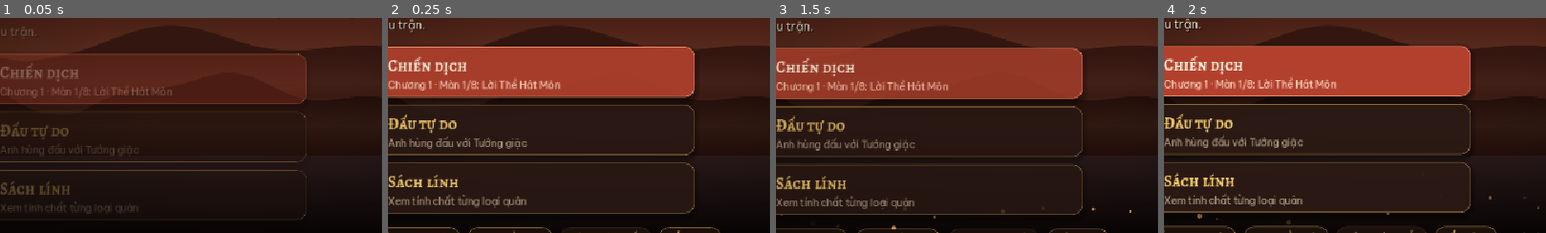
Above: before the commit, frames 1-4 (left to right).
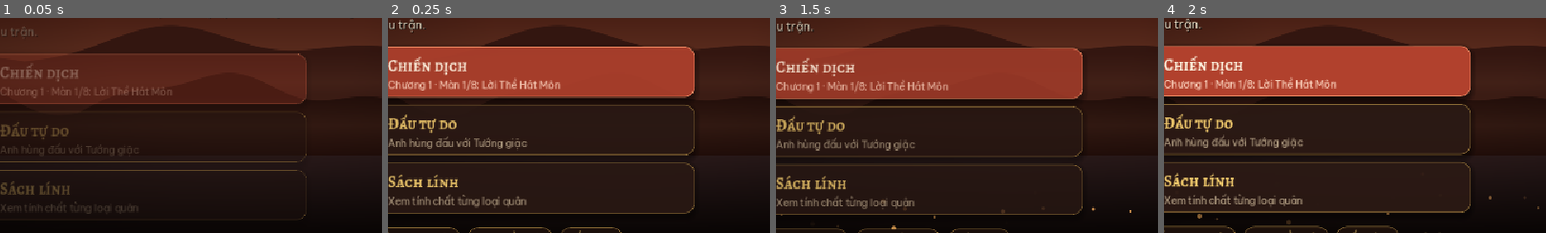
Above: after the commit, the same moments.

Repository: NguyenVanDo51/hon-song-nui
Game: Godot game, scene res://main.tscn
Two runs of this game, one before a commit and one after it. Both use one fixed random seed, a clock stepped at 60 frames per second and the inputs below.
Inputs (mouse positions are % of the whole screen's width and height, from its top left):
- Up to frame 1 (0.05 s): no input
- Up to frame 2 (0.25 s): no input
- Up to frame 3 (1.5 s): click (38, 62) at 0.52 s; click "‹ Trở lại" at 1.25 s
- Up to frame 4 (2 s): no input
The pictures show only the part of the screen within x 19-69%, y 50-100%; the shares and areas given below are measured in that part.

Frame 1 is identical in both runs. In frame 2, 0.2% of the frame differs, in the area x 45-87%, y 97-100%; in frame 3, 0.2%; in frame 4, 0.4%, in the area x 45-98%, y 96-100%.

Commit message:
attacks play on the map only (cut-away duel parked: SCENE_ENABLED=false, setting hidden); figure animation from poses: walk = hop + sway + stretch + face the way it walks, melee = wind-up then leaping lunge leaning into the blow, ranged = draw back then spring, hit = shoved back + lean + squash, death = topple backwards + fade, idle breathing, selected bounce; ground shadow stays put and shrinks in the air; close-up uses a ZOOM x terrain bake + live figures (crisp)
Co-Authored-By: Claude Opus 5.5 <noreply@anthropic.com>

Diff:
--- a/scripts/ui/board.gd
+++ b/scripts/ui/board.gd
@@ -49,6 +49,7 @@
 var _info_hit_id := -1
 var _stage: Control
 var _terrain: Baked # offscreen render of the static terrain
+var _terrain_hi: Baked # the same at ZOOM x, shown during an attack close-up (the 1x one would blur)
 var _terrain_view: Layer # draws that texture
 var _terrain_dirty := true
 var _scale := 0.0 # screen px per canvas unit the terrain / tokens were baked at
@@ -80,9 +81,11 @@
 	add_child(_stage)
 	_terrain = Baked.new(_draw_terrain)
 	add_child(_terrain)
+	_terrain_hi = Baked.new(_draw_terrain)
+	add_child(_terrain_hi)
 	_terrain_view = _layer(func(ci: CanvasItem) -> void:
 		if not s.is_empty():
-			ci.draw_texture_rect(_terrain.get_texture(), Rect2(Vector2.ZERO, ci.size), false))
+			ci.draw_texture_rect((_terrain_hi if _zoom > 0.0 else _terrain).get_texture(), Rect2(Vector2.ZERO, ci.size), false))
 	_terrain_view.texture_filter = CanvasItem.TEXTURE_FILTER_NEAREST # baked 1:1 with screen pixels
 	_atlas = Token.Atlas.new(self)
 	_layers.append(_layer(_draw_dyn))
@@ -155,6 +158,10 @@
 	_stage.scale = Vector2(sc, sc)
 	_stage.position = p + shake
 	clip_contents = _zoom > 0.0
+	var zoomed := _zoom > 0.0
+	if zoomed != (_terrain_view.texture_filter == CanvasItem.TEXTURE_FILTER_LINEAR):
+		_terrain_view.texture_filter = CanvasItem.TEXTURE_FILTER_LINEAR if zoomed else CanvasItem.TEXTURE_FILTER_NEAREST
+		_terrain_view.queue_redraw()
 
 ## a tile's rectangle in the parent's coordinates (popup placement; Board3D returns its projected footprint)
 func tile_rect(x: int, y: int) -> Rect2:
@@ -174,6 +181,7 @@
 		_terrain_dirty = false
 		_scale = sc
 		_terrain.bake(Vector2(T * s.w, T * s.h), sc)
+		_terrain_hi.bake(Vector2(T * s.w, T * s.h), sc * ZOOM)
 		_terrain_view.queue_redraw()
 	_atlas.ensure(T, sc, s.heroKey)
 	_apply_zoom(fx.shake_offset(t) * T)
@@ -619,8 +627,8 @@
 		if not sp.get("hidden", false):
 			list.append({ "u": sp.u, "x": float(sp.u.x), "y": float(sp.u.y), "alpha": sp.get("alpha", -1.0), "scale": 1.0 })
 	for g: Dictionary in fx.ghosts:
-		var kk: float = (time - g.t0) / g.dur
-		list.append({ "u": g.u, "x": float(g.u.x), "y": g.u.y - kk * 0.3, "alpha": 1.0 - kk, "scale": 1.0 - kk * 0.3 })
+		var kk: float = clampf((time - g.t0) / g.dur, 0.0, 1.0)
+		list.append({ "u": g.u, "x": float(g.u.x), "y": float(g.u.y), "alpha": 1.0 - kk * kk, "scale": 1.0, "die": kk })
 	list.sort_custom(func(a: Dictionary, b: Dictionary) -> bool: return a.y < b.y)
 	var sel_id: int = v.sel.id if v.sel != null else -1
 	var st := ci.get_screen_transform()
@@ -638,18 +646,20 @@
 		var c := Vector2((x + 0.5) * T, (y + 0.5) * T)
 		var fl: float = fx.flash_until.get(u.id, 0.0)
 		var flash := (fl - time) / 180.0 if fl > time else 0.0
-		var bob := sin(time / 420.0 + u.id * 1.7) * T * 0.025
 		var is_sel: bool = u.id == sel_id
 		if is_sel:
-			Draw.ellipse_line(ci, c + Vector2(0, T * 0.36), T * 0.42, T * 0.15, Color(1, 0.878, 0.541, 0.6 + sin(time / 160.0) * 0.4), maxf(2.0, T * 0.06))
+			Draw.ellipse_line(ci, c + Vector2(0, T * 0.32), T * 0.36, T * 0.12, Color(1, 0.878, 0.541, 0.6 + sin(time / 160.0) * 0.4), maxf(2.0, T * 0.05))
 		var alpha: float = it.alpha if it.alpha >= 0 else 1.0
-		var b := bob * 3 if is_sel else bob
-		var acted: bool = u.get("acted", false) and s.side == u.side and not v.busy
-		var tint := Color(0.42, 0.42, 0.45) if acted else Color.WHITE # done this turn: the piece greys out
-		if flash > 0: # hit: paint live so the piece itself flashes white
-			Token.paint(ci, c, T * it.scale, u.side, u.type, s.heroKey[u.side], { "bob": b, "alpha": alpha, "flash": flash })
-		elif not _atlas.draw(ci, st, c, u.side, u.type, b, it.scale, alpha, tint):
-			Token.paint(ci, c, T * it.scale, u.side, u.type, s.heroKey[u.side], { "bob": b, "alpha": alpha })
+		var acted: bool = u.get("acted", false) and s.side == u.side and not v.busy and not it.has("die")
+		var tint := Color(0.42, 0.42, 0.45) if acted else Color.WHITE # done this turn: the figure greys out
+		var pose := _pose(u, it, x, y, off, time, is_sel)
+		_atlas.draw_shadow(ci, c, it.scale, alpha, pose.shadow)
+		Draw.set_xf(ci, pose.xf)
+		if flash > 0 or _zoom > 0.0: # hit flash / close-up: paint live (white figure; crisp at any scale)
+			Token.paint(ci, c, T * it.scale, u.side, u.type, s.heroKey[u.side], { "alpha": alpha, "flash": flash, "shadow": false, "tint": tint })
+		elif not _atlas.draw(ci, st, c, u.side, u.type, 0.0, it.scale, alpha, tint, false, pose.still):
+			Token.paint(ci, c, T * it.scale, u.side, u.type, s.heroKey[u.side], { "alpha": alpha, "shadow": false })
+		Draw.set_xf(ci, Transform2D.IDENTITY)
 		var hp: int = v.hp.get(u.id, u.hp) if v.hp != null else u.hp
 		if it.alpha < 0 or it.alpha > 0.5:
 			var w := T * 0.62
@@ -664,9 +674,80 @@
 				Draw.text_a(ci, Style.xbold, Vector2(c.x - T * 0.48, c.y - T * 0.5), "★".repeat(u.rank), int(round(T * 0.2)), STAR, 0.0, true, 3, STAR_INK)
 			if u.get("guard", false) and u.side == "e": # sleeping sentry (not the guard *stat* below)
 				Draw.text_a(ci, Style.body, Vector2(c.x + T * 0.24, c.y - T * 0.52), "💤", int(round(T * 0.22)), Color.WHITE, 1.0, true)
-			if it.alpha < 0 and off == null and not v.busy:
+			if it.alpha < 0 and off == null and not v.busy and not it.has("die"):
 				_draw_buffs(ci, u, c, int(round(x)), int(round(y)), time)
 				_draw_info_dot(ci, u, c)
+
+## how a figure stands this frame, as a transform around its feet: walking hops + sways + faces where it goes,
+## striking leans into the blow (fx.offsets), getting hit shoves it back (fx.knock), dying topples it over (ghost),
+## idle breathes, the selected one bounces. shadow = how big its ground shadow is (smaller in the air).
+var _last_xy := {} # unit id -> Vector2 last drawn spot
+var _face := {} # unit id -> -1 / 1 facing (enemies start facing left)
+func _pose(u: Dictionary, it: Dictionary, x: float, y: float, off: Variant, time: float, is_sel: bool) -> Dictionary:
+	var id: int = u.id
+	var home := 1.0 if u.side == "p" else -1.0 # the way the figure is drawn
+	var face: float = _face.get(id, home)
+	var lean := 0.0
+	var sx := 1.0
+	var sy := 1.0 + sin(time / 620.0 + id * 1.3) * 0.018 # breathing
+	var lift := 0.0
+	var shift := Vector2.ZERO
+	var still := true
+	var bx: float = it.x
+	var by: float = it.y
+	var last: Variant = _last_xy.get(id)
+	if not it.has("die"):
+		if last != null and absf(bx - last.x) > 0.001:
+			face = signf(bx - last.x)
+		_last_xy[id] = Vector2(bx, by)
+	# walking: one hop per tile, a little sway and stretch while in the air
+	var p := fposmod(bx, 1.0) + fposmod(by, 1.0)
+	if p > 0.001 and p < 0.999:
+		still = false
+		var air := sin(p * PI)
+		lift += air * 0.14 * T
+		sy *= 1.0 + air * 0.07
+		sx *= 1.0 - air * 0.05
+		lean += sin(p * TAU) * 0.09
+	# striking: lean into the blow, stretch along it
+	if off != null:
+		still = false
+		var o: Vector2 = off
+		if fx.facing.has(id):
+			face = fx.facing[id]
+		lean += clampf(o.x * 1.5, -0.55, 0.55)
+		sx *= 1.0 + absf(o.x) * 0.45
+		sy *= 1.0 - absf(o.x) * 0.2 + maxf(0.0, -o.y) * 0.5
+	# hit: shoved back along the blow, leaning away, squashed
+	var kn: Variant = fx.knock.get(id)
+	if kn != null:
+		var k: float = (time - kn.t0) / kn.dur
+		if k >= 1.0:
+			fx.knock.erase(id)
+		else:
+			still = false
+			var a := (1.0 - k) * (1.0 - k) * float(kn.mag)
+			shift += kn.dir * 0.13 * T * a
+			lean += kn.dir.x * 0.32 * a - (0.0 if absf(kn.dir.x) > 0.3 else 0.12 * a)
+			sy *= 1.0 - 0.12 * a
+			sx *= 1.0 + 0.08 * a
+	# dying: topple backwards and sink a little
+	if it.has("die"):
+		still = false
+		var kk: float = it.die
+		var fall := kk * kk * (3.0 - 2.0 * kk)
+		lean += -face * fall * 1.45
+		shift.y += fall * 0.06 * T
+		sy *= 1.0 - fall * 0.1
+	if is_sel and off == null:
+		still = false
+		lift += absf(sin(time / 230.0)) * 0.07 * T
+	_face[id] = face
+	if face != home:
+		still = false
+	var foot := Vector2((x + 0.5) * T, (y + 0.5) * T + T * 0.30)
+	var xf := Transform2D(lean, Vector2(sx * face * home, sy), 0.0, foot + shift - Vector2(0, lift)) * Transform2D(0.0, Vector2.ONE, 0.0, -foot)
+	return { "xf": xf, "still": still and is_equal_approx(sy, 1.0), "shadow": clampf(1.0 - lift / T * 1.6, 0.6, 1.0) }
 
 ## ⚔ / 🛡 pips + a soft ring for units that stand next to a drum / aura hero (+10 atk) or a guard hero (+10 def).
 ## Uses Game.buffs_at, i.e. the very test damage() uses, so what you see is what the forecast counts.
--- a/scripts/ui/fx.gd
+++ b/scripts/ui/fx.gd
@@ -19,6 +19,8 @@
 var _gen := 0 # bumped by clear(): delayed effects of an older scene drop out
 var flash_until := {}
 var offsets := {}
+var knock := {} # unit id -> { dir, t0, dur, mag }: hit reaction the board turns into a shove + lean
+var facing := {} # unit id -> -1 / 1: which way an attacker turned to strike
 var _last := 0.0
 
 static func now() -> float:
@@ -33,7 +35,7 @@
 func clear() -> void:
 	_gen += 1
 	parts.clear(); projs.clear(); rings.clear(); floats.clear(); rays.clear(); ghosts.clear()
-	flash_until.clear(); offsets.clear(); shake_until = 0.0
+	flash_until.clear(); offsets.clear(); knock.clear(); facing.clear(); shake_until = 0.0
 
 func _play(name: String) -> void:
 	if audio:
@@ -90,15 +92,26 @@
 	var dd := absi(a.x - d.x) + absi(a.y - d.y)
 	var shot: String = st.get("shot", "") if dd > 1 else ""
 	var heavy: bool = st.get("heavy", false) or st.get("siege", false) or a.type == "hero"
+	var dir := Vector2(d.x - a.x, d.y - a.y).normalized()
+	if absf(dir.x) > 0.01:
+		facing[a.id] = signf(dir.x)
 	if shot != "":
+		# draw: lean back, then loose the shot and spring forward
+		await tween(130.0, func(t: float) -> void: offsets[a.id] = -dir * 0.08 * sin(t * PI * 0.5))
 		_play("arrow" if shot == "arrow" else ("orb" if shot == "orb" else "rock"))
+		tween(180.0, func(t: float) -> void:
+			offsets[a.id] = -dir * 0.08 * (1.0 - t) + dir * 0.05 * sin(t * PI)
+			if t >= 1.0:
+				offsets.erase(a.id))
 		await projectile(shot, a.x, a.y, d.x, d.y, 620.0 if shot == "rock" else (420.0 if shot == "orb" else 300.0))
 	else:
-		var ldx: float = (d.x - a.x) * 0.42
-		var ldy: float = (d.y - a.y) * 0.42
-		await tween(120.0, func(t: float) -> void: offsets[a.id] = Vector2(ldx * t * t, ldy * t * t - sin(t * PI) * 0.12))
+		# wind-up (crouch back), then a fast lunge with a little leap
+		await tween(120.0, func(t: float) -> void: offsets[a.id] = -dir * 0.12 * (1.0 - (1.0 - t) * (1.0 - t)))
+		var reach := Vector2(d.x - a.x, d.y - a.y) * 0.42
+		await tween(100.0, func(t: float) -> void: offsets[a.id] = (-dir * 0.12).lerp(reach, t * t) - Vector2(0, sin(t * PI) * 0.14))
 		_play("slash")
 		rays.append({ "kind": "slash", "x": d.x, "y": d.y, "ang": atan2(d.y - a.y, d.x - a.x), "t0": now(), "dur": sp(220.0) })
+	knock[d.id] = { "dir": dir, "t0": now(), "dur": sp(380.0), "mag": 1.4 if (heavy or shot == "rock") else 1.0 }
 	_impact(d, amount, heavy or shot == "rock", shot, opts.get("kill", false))
 	if shot == "":
 		var ldx: float = (d.x - a.x) * 0.42
--- a/scripts/ui/game_screen.gd
+++ b/scripts/ui/game_screen.gd
@@ -29,7 +29,6 @@
 var _btn_hint: Button
 var _btn_speed: Button
 var _btn_sound: Button
-var _btn_battle: Button
 var _btn_ff: Button
 var _btn_restart: Button
 ## enemy turn fast-forward: ⏩ pressed for this turn; speed the player chose, restored after
@@ -54,6 +53,8 @@
 var _hover_at := 0
 const POP_W := 290.0
 const HUD_M := 10.0 # HUD distance from the screen edge
+## cut-away duel scene (BattleView) parked for now: every attack plays on the map. Flip to bring the setting back.
+const SCENE_ENABLED := false
 
 func _ready() -> void:
 	set_anchors_and_offsets_preset(Control.PRESET_FULL_RECT)
@@ -227,7 +228,6 @@
 	_btn_hint = item.call("💬 Gợi ý nước đi", "Gợi ý (phím H)", _on_hint)
 	item.call("📖 Sách lính", "Tính chất từng loại quân", func() -> void: main.menus.open_codex("p"))
 	_btn_speed = item.call("", "Tốc độ hoạt cảnh", _on_speed, false)
-	_btn_battle = item.call("", "Cảnh giao chiến khi đánh: Luôn / Khi ta đánh / Tắt (phím B). Tắt = đánh ngay trên bàn cờ.", _toggle_battle, false)
 	_btn_sound = item.call("", "Âm thanh", func() -> void:
 		main.audio.set_muted(not main.audio.muted)
 		_sound_label(), false)
@@ -286,14 +286,6 @@
 		return
 	var held := Input.is_key_pressed(KEY_SPACE) or Input.is_mouse_button_pressed(MOUSE_BUTTON_LEFT)
 	FX.speed = maxf(_user_speed, 4.0) if (_ff or held) else _user_speed
-
-func _toggle_battle() -> void:
-	Store.cycle_battle_mode()
-	_battle_label()
-
-func _battle_label() -> void:
-	var m := Store.battle_mode()
-	_btn_battle.text = "⚔ Cảnh đánh: " + Store.BATTLE_MODE_NAMES[m]
 
 func _sound_label() -> void:
 	_btn_sound.text = "🔇 Âm thanh: Tắt" if main.audio.muted else "🔊 Âm thanh: Bật"
@@ -351,7 +343,6 @@
 	visible = true
 	_speed_label()
 	_sound_label()
-	_battle_label()
 	_show_menu(false)
 	_fit.call_deferred()
 	board.refresh_terrain()
@@ -645,8 +636,6 @@
 			end_player_turn()
 		KEY_H:
 			_on_hint()
-		KEY_B:
-			_toggle_battle()
 		_:
 			return
 	get_viewport().set_input_as_handled()
@@ -942,10 +931,12 @@
 
 ## attacks that play on the map zoom onto the two units (no cut-away scene for this one, not fast-forwarding)
 func _zoom_on(e: Dictionary) -> bool:
-	return not _scene_on(e) and not _ff and not main.flags.has("bot") and not main.flags.has("nozoom")
+	return not _scene_on(e) and not _ff and not main.flags.has("nozoom") and (not main.flags.has("bot") or main.flags.has("zoom"))
 
 ## the battle-scene setting wants the cut-away duel for this attack
 func _scene_on(e: Dictionary) -> bool:
+	if not SCENE_ENABLED:
+		return false
 	var m := Store.battle_mode()
 	if m == "off" or (m == "mine" and e.side != "p") or _ff or main.flags.has("nobattle"):
 		return false
--- a/scripts/ui/menus.gd
+++ b/scripts/ui/menus.gd
@@ -198,9 +198,7 @@
 	var tg := Style.hbox(8)
 	var snd := Style.button("", "ChipBtn")
 	var mus := Style.button("", "ChipBtn")
-	var bat := Style.button("", "ChipBtn")
 	var spd := Style.button("", "ChipBtn")
-	bat.tooltip_text = "Cảnh giao chiến riêng khi đánh: Luôn / Khi ta đánh / Tắt (đánh ngay trên bàn cờ, nhanh hơn)."
 	spd.tooltip_text = "Tốc độ hoạt cảnh x1 / x2 / x3"
 	var sync := func() -> void:
 		var a: Variant = main.get("audio") if main else null
@@ -208,15 +206,10 @@
 		var mus_on: bool = a == null or a.music_on
 		snd.text = "Âm thanh: " + ("Bật" if snd_on else "Tắt")
 		mus.text = "Nhạc nền: " + ("Bật" if mus_on else "Tắt")
-		bat.text = "Cảnh đánh: " + Store.BATTLE_MODE_NAMES[Store.battle_mode()]
 		spd.text = "Tốc độ x%d" % int(FX.speed)
 		snd.theme_type_variation = "ChipOn" if snd_on else "ChipBtn"
 		mus.theme_type_variation = "ChipOn" if mus_on else "ChipBtn"
-		bat.theme_type_variation = "ChipOn" if Store.battle_mode() != "off" else "ChipBtn"
 		spd.theme_type_variation = "ChipOn"
-	_on(bat, func() -> void:
-		Store.cycle_battle_mode()
-		sync.call())
 	_on(spd, func() -> void:
 		FX.speed = 2.0 if FX.speed == 1.0 else (3.0 if FX.speed == 2.0 else 1.0)
 		Store.set_v("speed", FX.speed)
@@ -232,7 +225,6 @@
 	sync.call()
 	tg.add_child(snd)
 	tg.add_child(mus)
-	tg.add_child(bat)
 	tg.add_child(spd)
 	tg.add_child(_on(Style.button("Ghi công ›", "LinkBtn"), _open_credits))
 	v.add_child(tg)
--- a/scripts/ui/token.gd
+++ b/scripts/ui/token.gd
@@ -102,6 +102,7 @@
 	var h := T * (0.74 if hero else 0.66)
 	var flip := -1.0 if side == "e" and o.get("mirror", true) else 1.0
 	var col: Color = fac.get("fig", fac.body2)
+	col *= o.get("tint", Color.WHITE)
 	col.a *= al
 	var ink := FIG_INK
 	ink.a *= al
@@ -178,7 +179,16 @@
 
 	## shadow at c, disc bobbed up by `bob`; scale / alpha for fading corpses. False when not baked for this unit.
 	## st = ci.get_screen_transform(): unscaled cells land on whole screen pixels, so the texels map 1:1 (no blur)
-	func draw(ci: CanvasItem, st: Transform2D, c: Vector2, side: String, type: String, bob: float, sc: float, alpha: float, tint := Color.WHITE) -> bool:
+	## the ground shadow alone (it stays on the ground while the figure hops / leans); squash < 1 = smaller (figure in the air)
+	func draw_shadow(ci: CanvasItem, c: Vector2, sc: float, alpha: float, squash := 1.0) -> void:
+		if not cells.has("shadow"):
+			return
+		var half := unit * sc / 2.0 * squash
+		var R := T * sc * 0.4
+		ci.draw_texture_rect_region(vp.get_texture(), Rect2(c + Vector2(-half, R * 0.78 - half), Vector2(half, half) * 2.0), cells.shadow, Color(1, 1, 1, alpha))
+
+	## shadow = false: figure only (drawn under a pose transform); snap = false when that transform is not a pure offset
+	func draw(ci: CanvasItem, st: Transform2D, c: Vector2, side: String, type: String, bob: float, sc: float, alpha: float, tint := Color.WHITE, shadow := true, snap := true) -> bool:
 		var r: Variant = cells.get("%s|%s" % [side, type])
 		if r == null:
 			return false
@@ -188,11 +198,12 @@
 		var bc := c - Vector2(0, bob)
 		var sh := c + Vector2(-half, R * 0.78 - half)
 		var tl := bc - Vector2(half, half)
-		if sc == 1.0:
+		if sc == 1.0 and snap:
 			var inv := st.affine_inverse()
 			sh = inv * (st * sh).round()
 			tl = inv * (st * tl).round()
-		ci.draw_texture_rect_region(tex, Rect2(sh, Vector2(half, half) * 2.0), cells.shadow, Color(1, 1, 1, alpha))
+		if shadow:
+			ci.draw_texture_rect_region(tex, Rect2(sh, Vector2(half, half) * 2.0), cells.shadow, Color(1, 1, 1, alpha))
 		if type == "hero":
 			Token.halo(ci, tl + Vector2(half, half), T * sc, Token.FOE_GLOW if side == "e" else Token.HERO_GLOW, alpha)
 		ci.draw_texture_rect_region(tex, Rect2(tl, Vector2(half, half) * 2.0), r, Color(tint, alpha))
--- a/sim/click_driver.gd
+++ b/sim/click_driver.gd
@@ -135,14 +135,9 @@
 	await main.shot("ux_forecast")
 	await process_frame
 	var hp1: int = foe2.hp
-	g._gear.pressed.emit() # ⚙ menu: battle scene toggle cycles Tắt -> Luôn -> Khi ta đánh (menu stays open)
+	g._gear.pressed.emit()
 	await process_frame
 	ok(g._menu.visible, "⚙ opens the menu")
-	press("⚔ Cảnh đánh: Tắt")
-	ok(Store.battle_mode() == "all", "battle toggle: Tắt -> Luôn")
-	press("⚔ Cảnh đánh: Luôn")
-	ok(Store.battle_mode() == "mine", "battle toggle: -> Khi ta đánh")
-	Store.set_battle_mode("off")
 	g._on_tile_clicked(0, 0)
 	ok(not g._menu.visible, "a map click closes the menu")
 	g._on_tile(foe2.x, foe2.y)
